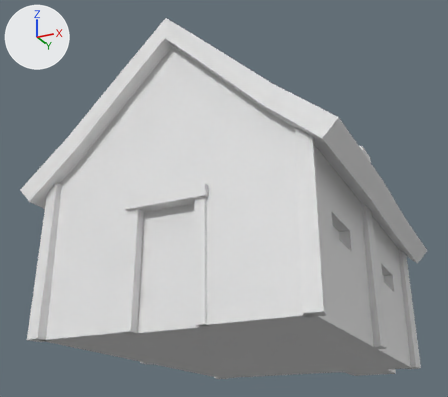
One commit to the FBX model Assets/Models/house-medieval-small.fbx: the scene before it, then after it.
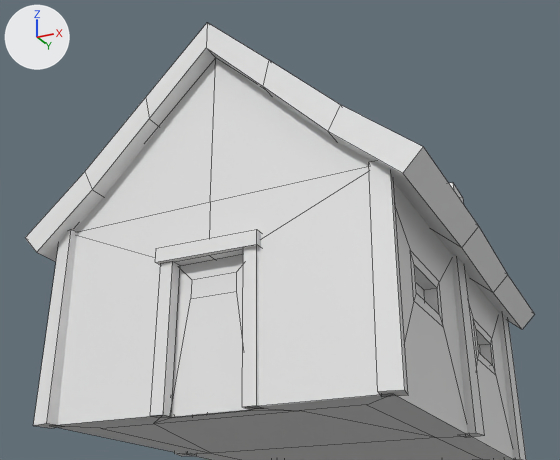
The first picture shows the older version from a camera (50 mm lens) standing at (4.5, -10.16, -1.5) and looking at (-0.49, -0.17, 3.0). The close-ups show both versions on the part from 0% to 100% of the width and 0% to 93% of the height of that picture. Every picture has the same lights, and +X, +Y and +Z are marked at upper left. The close-ups show mesh edges as thin lines. Where no turn or scale is listed for an object, it has been applied to the vertices.

The scene before the commit, as lines of its bpy script (objects in view):
```python
me_mesh = bpy.data.meshes.new('Mesh')
me_mesh.from_pydata(...)  # 246 vertices, 207 faces; spans x -2.7..2.74, y -3.25..3.83, z 0.0..5.1
me_mesh.materials.append(mat_lowpoly_colors)  # white #e7e7e7
ob_house_medieval_small = bpy.data.objects.new('house-medieval_small', me_mesh)
ob_house_medieval_small.location = (0.0, 0.0, 0.0)
```
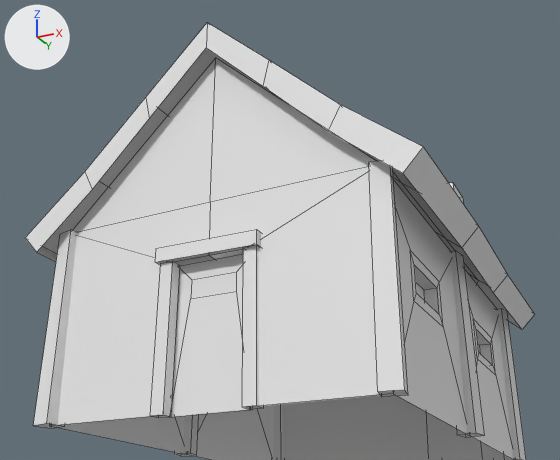
Location of each change, (x1, y1, x2, y2) in pixels of the close-ups (560 x 460 px):
part 1 of me_mesh, deleted
    before: (34, 48, 521, 460)

Patch to the scene script:
```diff
--- a/Assets/Models/house-medieval-small.fbx.py
+++ b/Assets/Models/house-medieval-small.fbx.py
@@ me_mesh @@
 # used by ob_house_medieval_small; location = (0.0, 0.0, 0.0)
-me_mesh.from_pydata(...)  # 246 vertices, 207 faces; spans x -2.7..2.74, y -3.25..3.83, z 0.0..5.1
+me_mesh.from_pydata(...)  # 228 vertices, 168 faces; spans x -2.7..2.74, y -3.25..3.83, z 0.0..5.1
+# me_mesh part 1
+# 18 vertices are removed from x -1.71..1.71, y -2.59..2.56, z 0.0..4.54
+# 39 faces are deleted
 me_mesh.materials.append(mat_lowpoly_colors)
```
